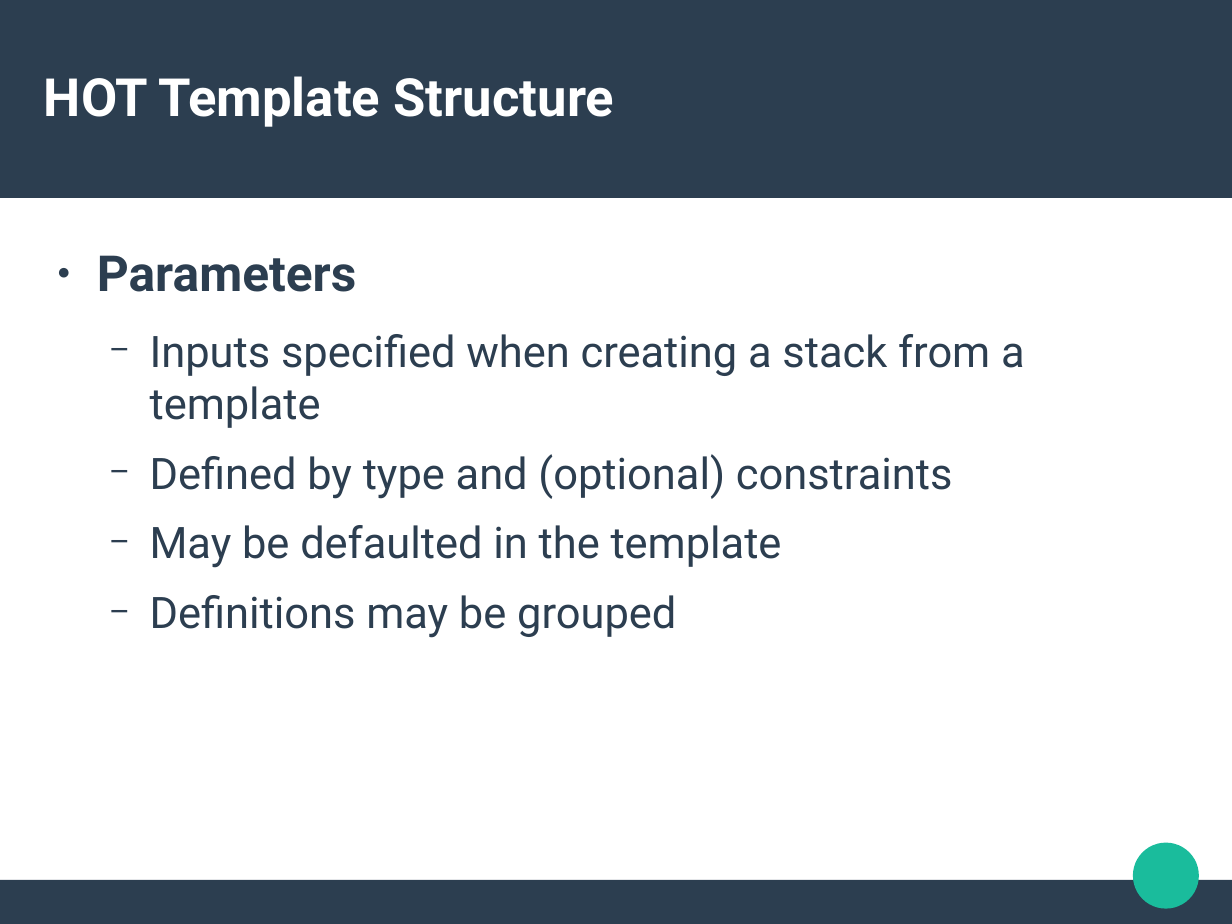
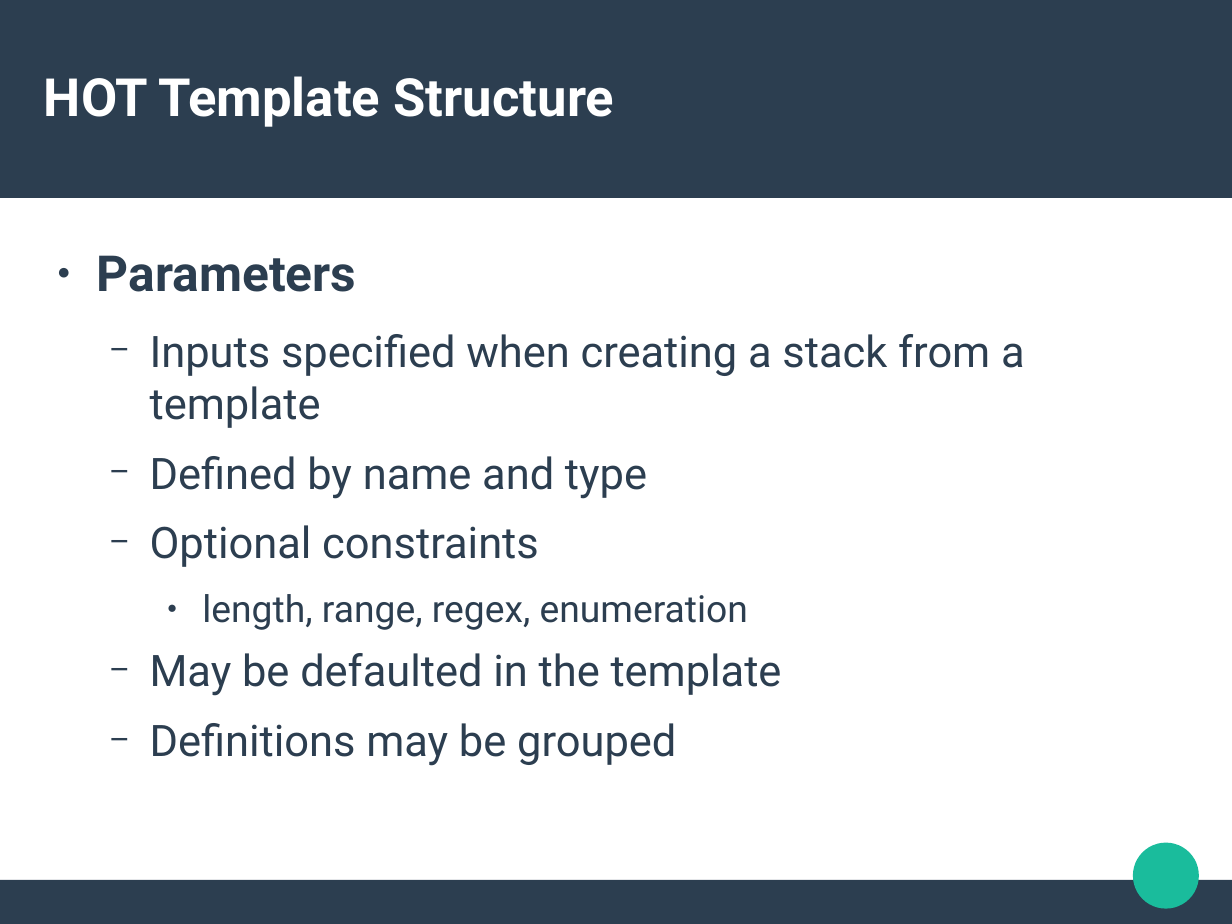
Before and after one commit to jdob/kukri, a slide deck: slide 13 of heat-templates/devconf-demo/devconf-2016.odp. Drawn at 1232x924 pixels with LibreOffice and Linux fonts; fonts in the diff are those of the drawing. Boxes give left, top, right and bottom in pixels: in the first picture for what was removed or moved away, otherwise in the second. Text is boxed around its words. In the diff, an @@ line names an element or a change of style, - is before the commit and + after.

```diff
--- a/heat-templates/devconf-demo/devconf-2016.odp
+++ b/heat-templates/devconf-demo/devconf-2016.odp
@@ text at box(150, 456, 748, 630): text changed @@
-  − Defined by type and (optional) constraints
+  − Defined by name and type
+  − Optional constraints
+    ● length, range, regex, enumeration
```
Also in this commit, not shown: 6 other slides changed, 1 other file.
